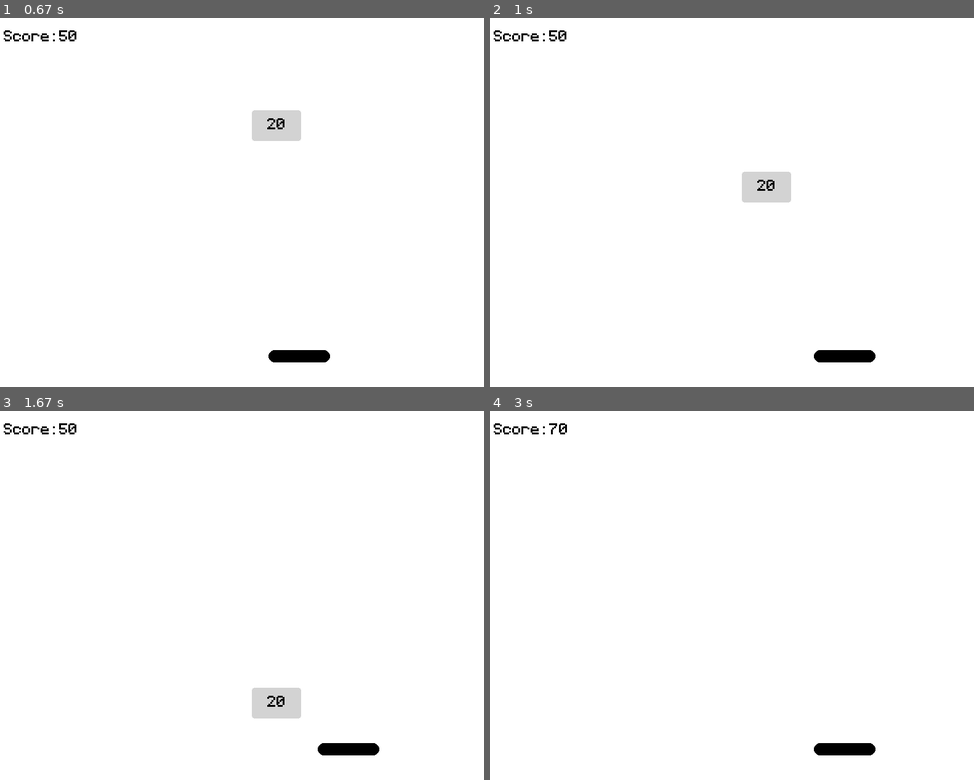
Above: before the commit, frames 1-4 (two rows, left to right).
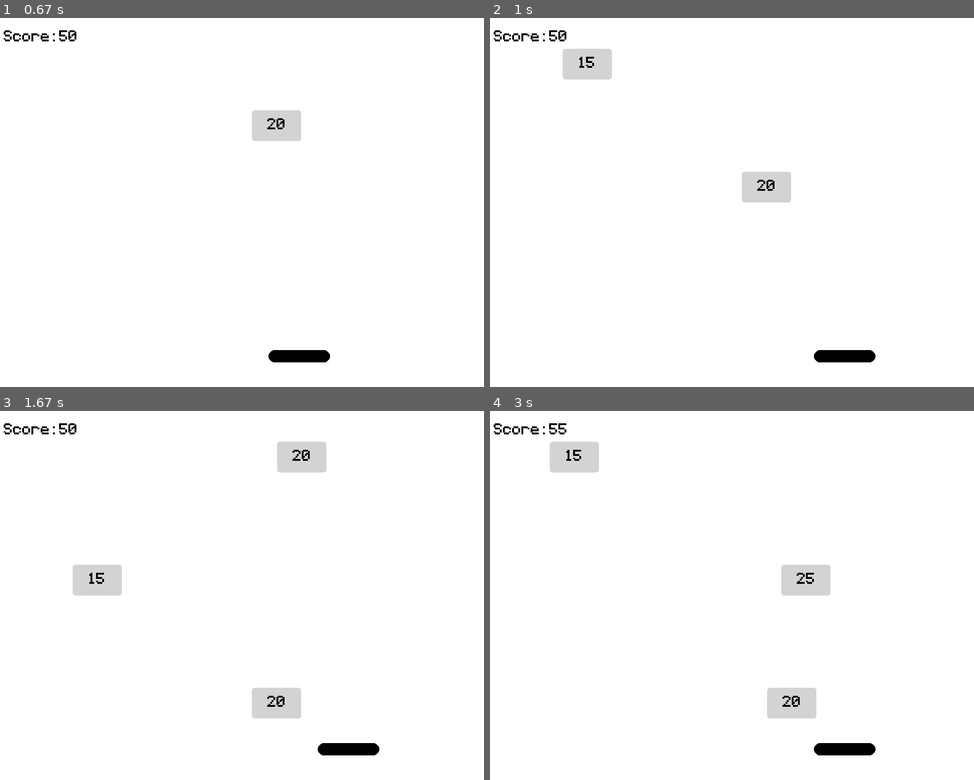
Above: after the commit, the same moments.

Repository: NedzadDonlagic04/pygame-board-point-collector
Game: pygame game, started from main.py
Same seed, same stepped clock (60 frames per second), same inputs: the game is played once before the commit and once after it.
Inputs:
- Up to frame 1 (0.67 s): hold Right from 0.33 s (still down)
- Up to frame 2 (1 s): release Right at 0.8 s; hold Right from 0.83 s (still down)
- Up to frame 3 (1.67 s): release Right at 1.3 s; hold Left from 1.33 s (still down)
- Up to frame 4 (3 s): release Left at 1.87 s; hold Left 1.9-2.3 s; hold Right 2.33-2.97 s

Frame 1 is identical in both runs. In frame 2, 0.8% of the frame differs, in the area x 15-26%, y 8-17%; in frame 3, 1.7%; in frame 4, 2.6%, in the area x 12-71%, y 3-84%.

Commit message:
Added option to lose the game once points below 0

Diff:
--- a/classes.py
+++ b/classes.py
@@ -76,6 +76,9 @@
         self.text = font.render('Score: ' + str(self.score), False, 'black')
         self.textRect = self.text.get_rect( topleft = (20, 20))
 
+        if self.score < 0:
+            self.GAME_OVER = True
+
     def addScore(self, score):
         self.score += score
         self.makeScore()
--- a/main.py
+++ b/main.py
@@ -19,7 +19,7 @@
 
         self.BLOCKS = pygame.sprite.Group( Block(80, 50, width, height) )
 
-        self.SCORE = Score()
+        self.SCORE = Score(50)
 
     def quit(self):
         pygame.quit()
@@ -42,6 +42,14 @@
             self.SCORE.update(self.PLAYER.sprite, self.BLOCKS)
             self.SCORE.draw(self.SCREEN)
 
+            if self.SCORE.GAME_OVER:
+                self.quit()
+
+            for block in self.BLOCKS:
+                if block.rect.bottom == self.HEIGHT / 3:
+                    self.BLOCKS.add(Block(80, 50, self.WIDTH, self.HEIGHT))
+                    break
+
             pygame.display.update()
             self.CLOCK.tick()
 
